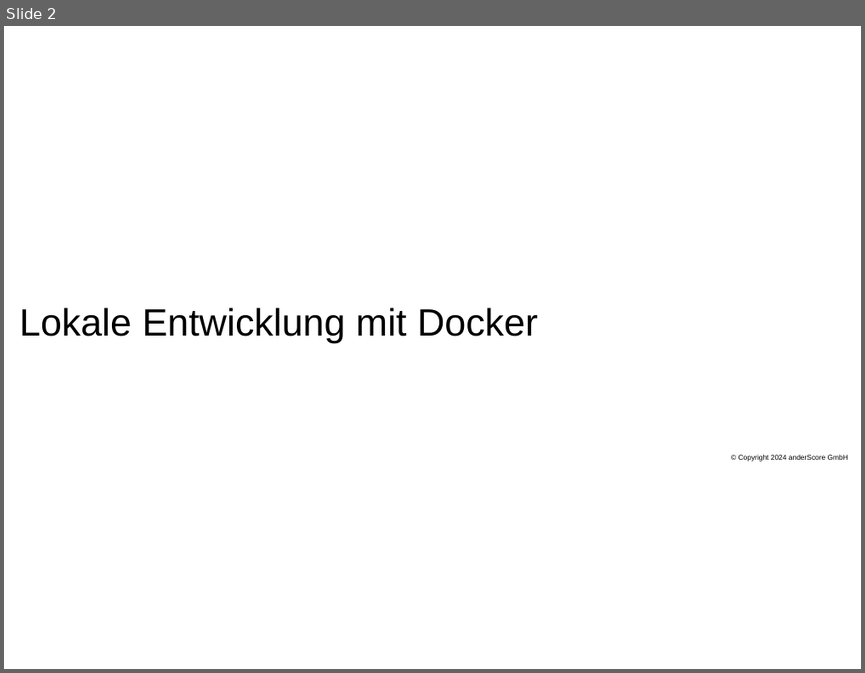
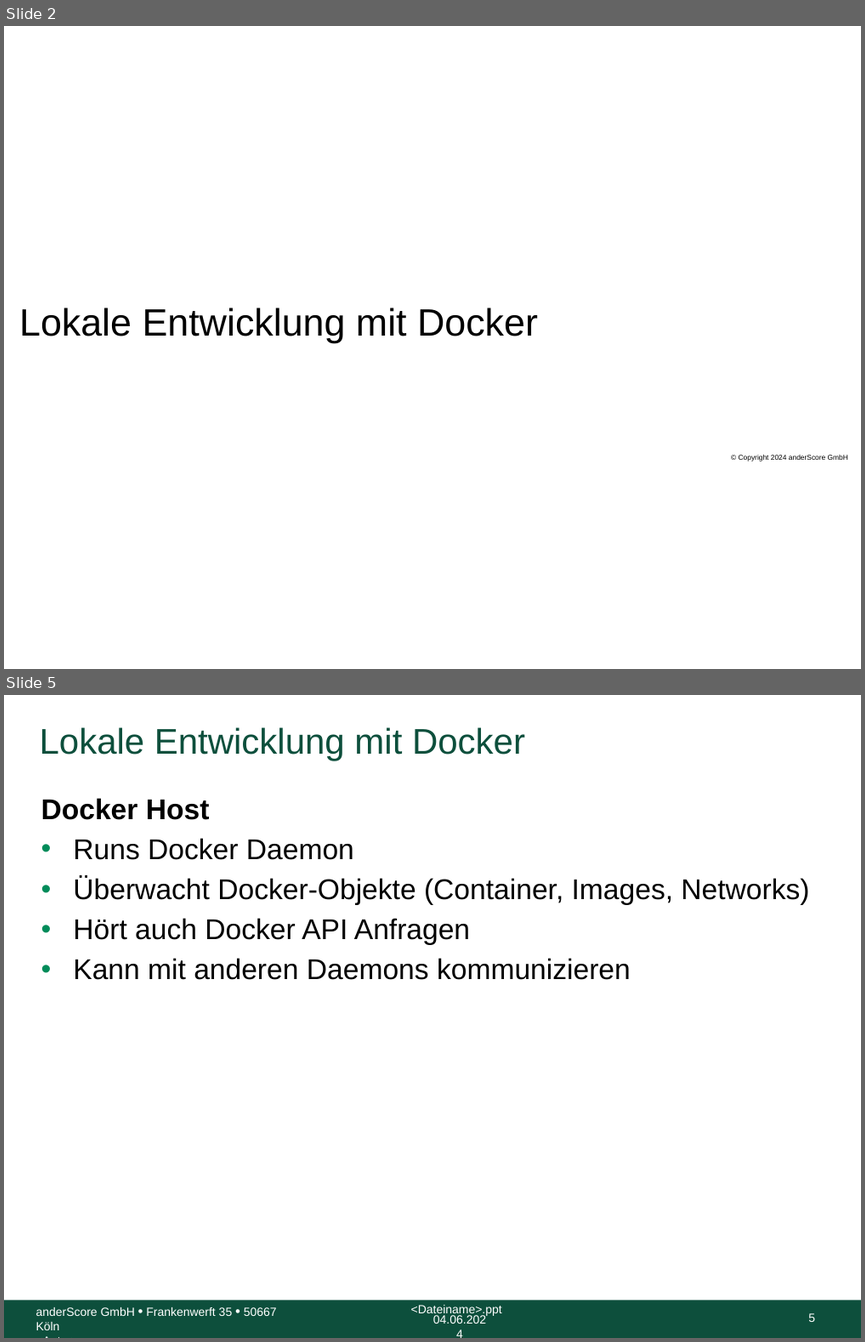
Before and after one commit to anderscore-gmbh/gitlab, a slide deck: slides/Tag-3_1-Docker.pptx. Shown one above the other, each under a label of ours: slide 2 before the commit, slides 2 and 5 after it; the slides between them are not shown. The pictures are 865x673 and 865x1342 pixels, drawn with LibreOffice and Linux fonts; fonts in the diff are those of the drawing; background and template pictures are left out. Boxes give left, top, right and bottom in pixels: in the first picture for what was removed or moved away, otherwise in the second. Text is boxed around its words. In the diff, an @@ line names an element or a change of style, - is before the commit and + after.

Commit message:
Docker Registry Deployment Strategien

```diff
--- a/slides/Tag-3_1-Docker.pptx
+++ b/slides/Tag-3_1-Docker.pptx
@@ slide 5 added at [4,695,861,1338], background #FFFFFF @@
@@ title added at [40,727,525,760], 30 pt, text #0D4F3C @@
+Lokale Entwicklung mit Docker
@@ text added at [41,798,809,980], 24 pt, text #000000 @@
+Docker Host
+• Runs Docker Daemon
+• Überwacht Docker-Objekte (Container, Images, Networks)
+• Hört auch Docker API Anfragen
+• Kann mit anderen Daemons kommunizieren
@@ rectangle added at [4,1300,861,1338], fill #0D4F3C @@
@@ text added at [411,1304,502,1315], 10 pt, text #FFFFFF @@
+<Dateiname>.ppt
@@ text added at [36,1307,277,1330], 10 pt, text #FFFFFF @@
+anderScore GmbH • Frankenwerft 35 • 50667 Köln
+<Autor>
@@ text added at [433,1315,486,1323], 10 pt, text #FFFFFF @@
+04.06.2024
@@ page number added at [808,1313,815,1321], 10 pt, text #FFFFFF @@
+5
```
Also in this commit, not shown: 15 slides changed, 7 other slides added, 2 slides removed, 5 other files.
